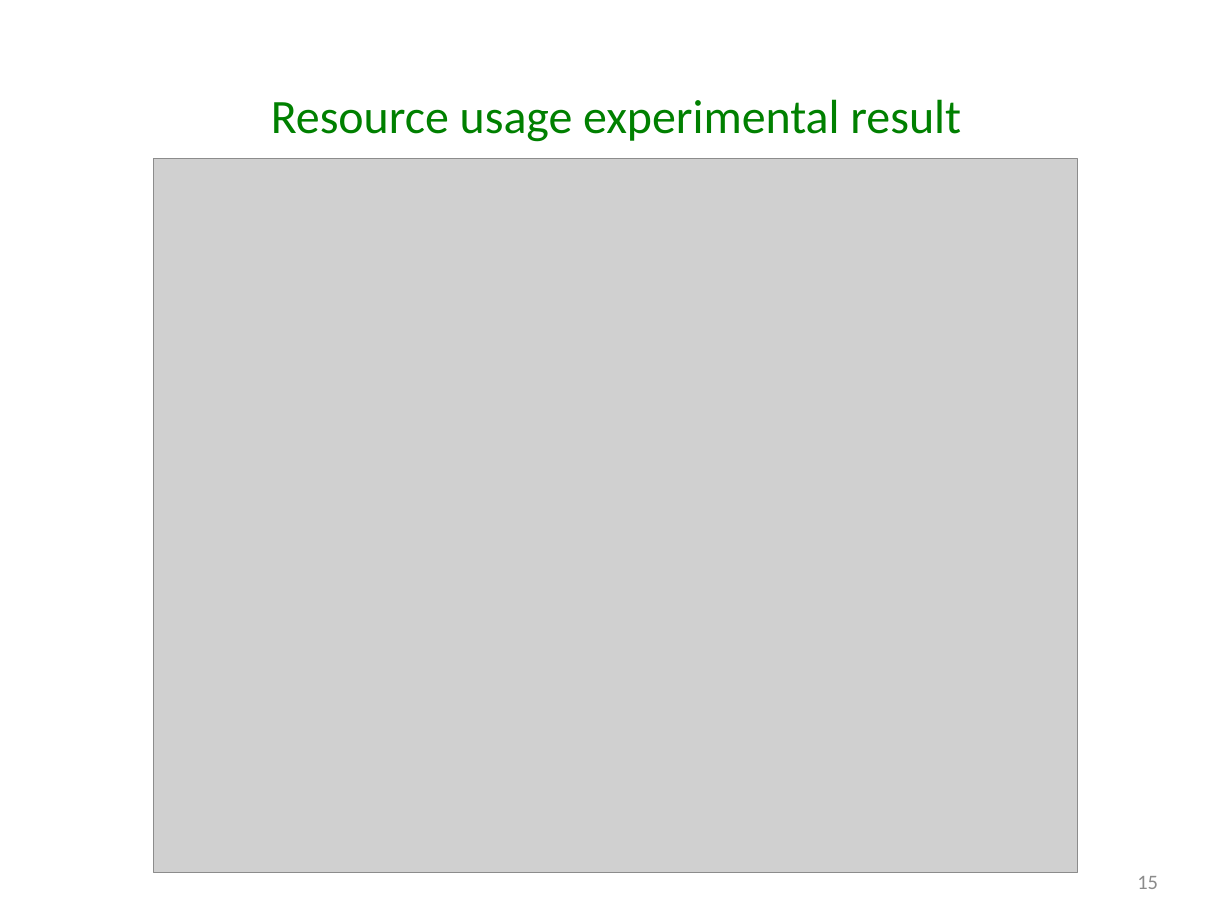
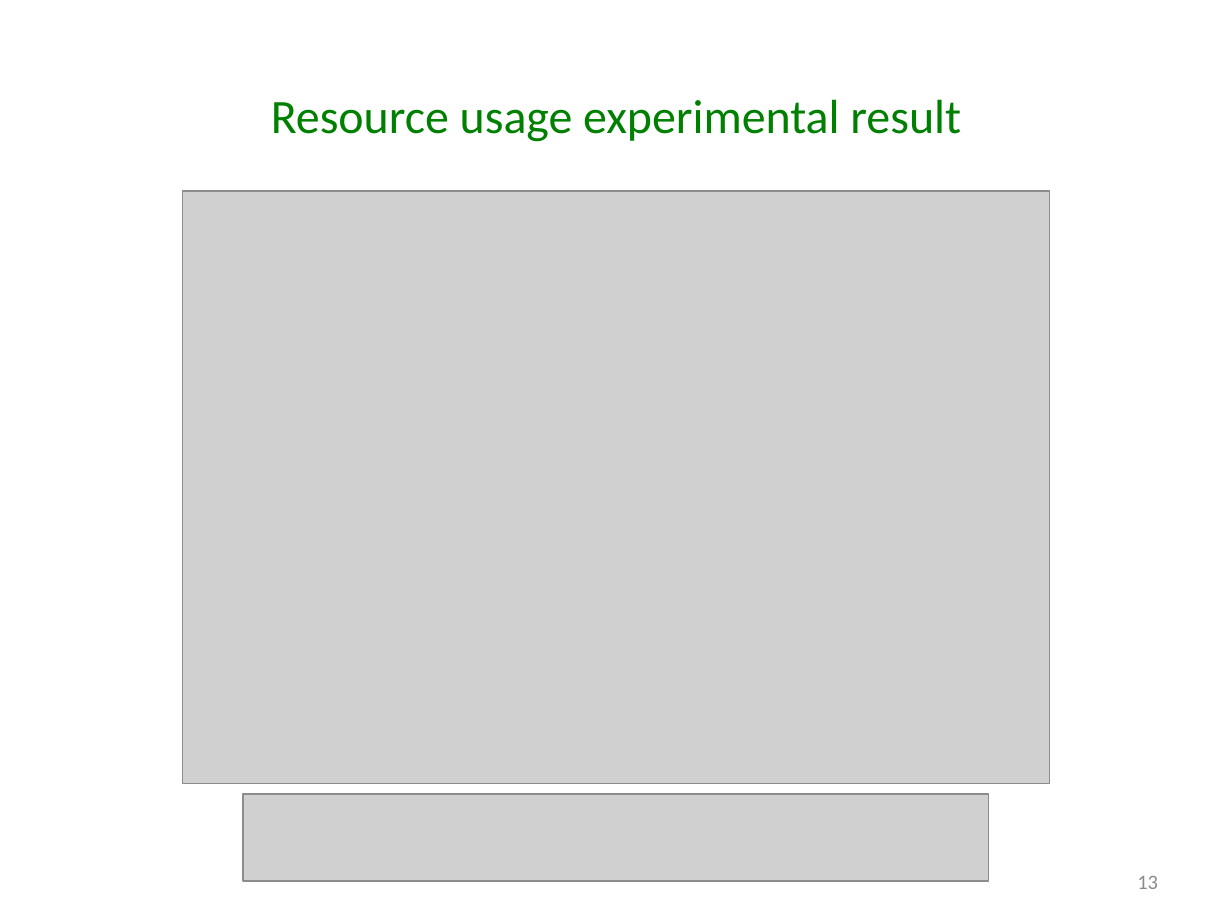
Before and after one commit to godares79/CS848-Project, a slide deck: slide 13 of PresentationSlides/Presentation.pptx (slide 15 before the commit). Drawn at 1232x924 pixels with LibreOffice and Linux fonts; fonts in the diff are those of the drawing; grey boxes stand for pictures. Boxes give left, top, right and bottom in pixels: in the first picture for what was removed or moved away, otherwise in the second. Text is boxed around its words. In the diff, an @@ line names an element or a change of style, - is before the commit and + after.

```diff
--- a/PresentationSlides/Presentation.pptx
+++ b/PresentationSlides/Presentation.pptx
@@ picture at box(182, 191, 1050, 784): rotation 90 to 0 degrees @@
@@ picture added at box(243, 795, 988, 882) @@
@@ page number at box(1137, 876, 1158, 889): text changed @@
-15
+13
```
Also in this commit, not shown: 12 other slides changed, 2 slides removed.
